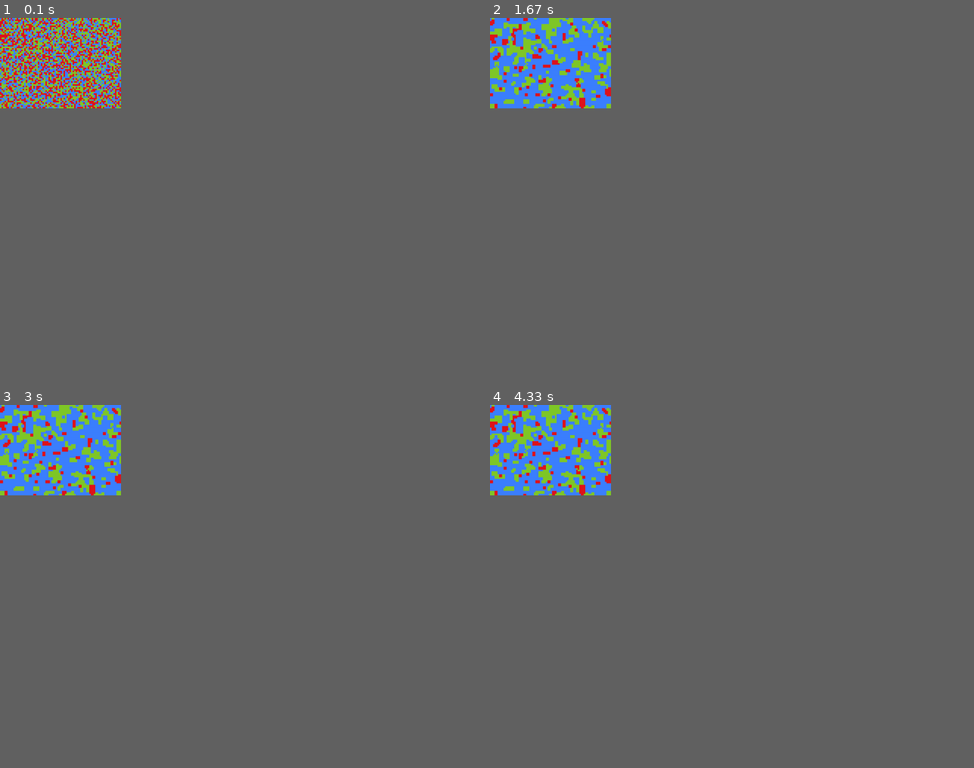
Above: before the commit, frames 1-4 (two rows, left to right).
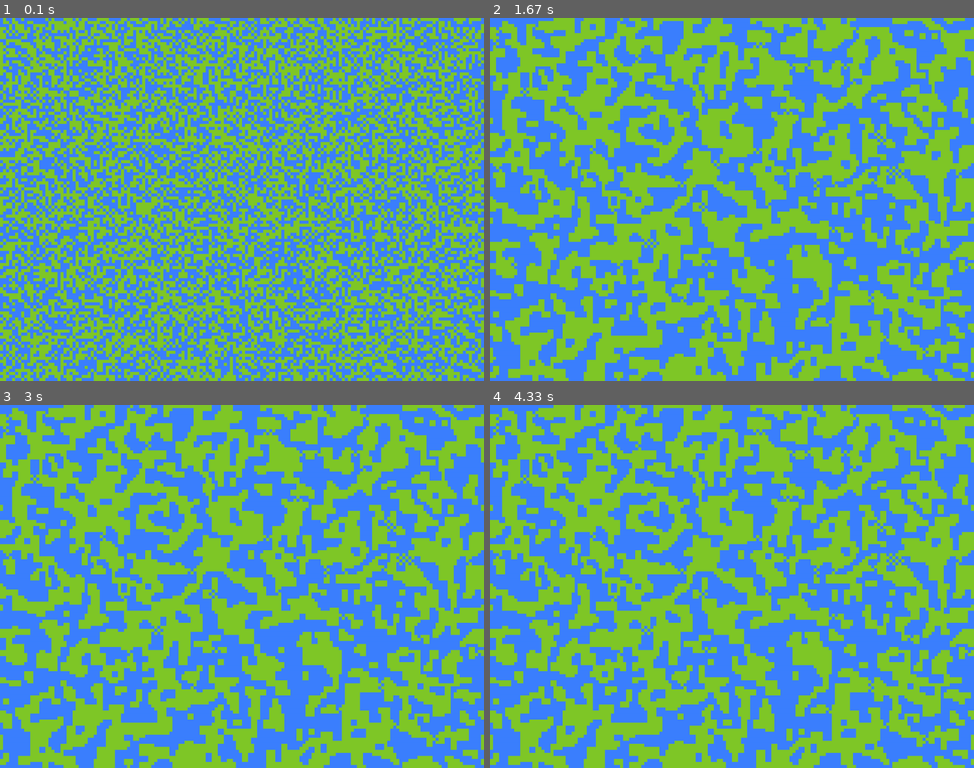
Above: after the commit, the same moments.

Repository: Eviber/ldjam41
Game: pygame game, started from level_gen.py
Two runs of this game, one before a commit and one after it. Both use one fixed random seed, a clock stepped at 60 frames per second and the inputs below.
Inputs:
- Up to frame 1 (0.1 s): no input
- Up to frame 2 (1.67 s): no input
- Up to frame 3 (3 s): no input
- Up to frame 4 (4.33 s): no input
In our replay, the window is 225x168 before the commit and 900x675 after it. These sizes can differ from the game's own. Grey fills any space a smaller window leaves; there, only what the larger window draws over its background counts as a difference.

The runs differ from the first frame. In frame 1, 59% of the frame differs, in the area x 0-100%, y 0-100%; in frame 2, 54%; in frame 3, 53%; in frame 4, 53%.

Commit message:
Seeded automaton

Diff:
--- a/level_gen.py
+++ b/level_gen.py
@@ -2,8 +2,8 @@
 import random
 
 pygame.init()
-win_wd = 400
-win_hg = 300
+win_wd = 1600
+win_hg = 1200
 screen = pygame.display.set_mode((win_wd, win_hg))
 pygame.display.set_caption("A Nice Game")
 done = False
@@ -23,7 +23,6 @@
 
     def __repr__(self):
         return str(self.color)
-
 
 
 class CellGrid:
@@ -47,10 +46,13 @@
         self.update_dict = self.update_rule()
         print(self.update_dict)
 
+
     def child_choice(self, mode, nbhood):
+
         if mode == 0:
             return random.randrange(self.colornb)
-        if mode == 1 or mode == 2:
+
+        elif mode == 1 or mode == 2:
             max_char = '0'
             max_count = nbhood.count('0')
             for i in "1234":
@@ -63,7 +65,27 @@
                         max_char = i
             return int(max_char)
 
+        elif 3 <= mode:
+            counts = [nbhood.count(x) for x in "01234"]
+            maxint = counts.index(max(counts))
+            vrand = random.randrange(2)
+            #print(str(counts) + " __ " + str(maxint) + " __ " + str(vrand))
+            if mode == 3:
+                for i in range(self.colornb - 1):
+                    for j in range(i + 1, self.colornb):
+                        if counts[i] == counts[j]:
+                            if i == maxint or j == maxint:
+                                return maxint
+                            else:
+                                return i if vrand else j
+                return maxint
+
+
+
+
+
     def update_rule(self):
+        mode = 3
         dict = {}
         colors = "01234"
         for keys in range(pow(self.colornb, 5)):
@@ -79,7 +101,7 @@
                             for m in range(self.colornb):
                                 s[4] = colors[m]
                                 res = "".join(s)
-                                dict[res] = self.child_choice(1, res)
+                                dict[res] = self.child_choice(mode, res)
         return dict
 
     def update(self):
@@ -112,7 +134,8 @@
 
 
 
-grid = CellGrid(3, 80, 60, screen)
+random.seed(4201337)
+grid = CellGrid(2, 160, 120, screen)
 
 while not done:
     for event in pygame.event.get():
